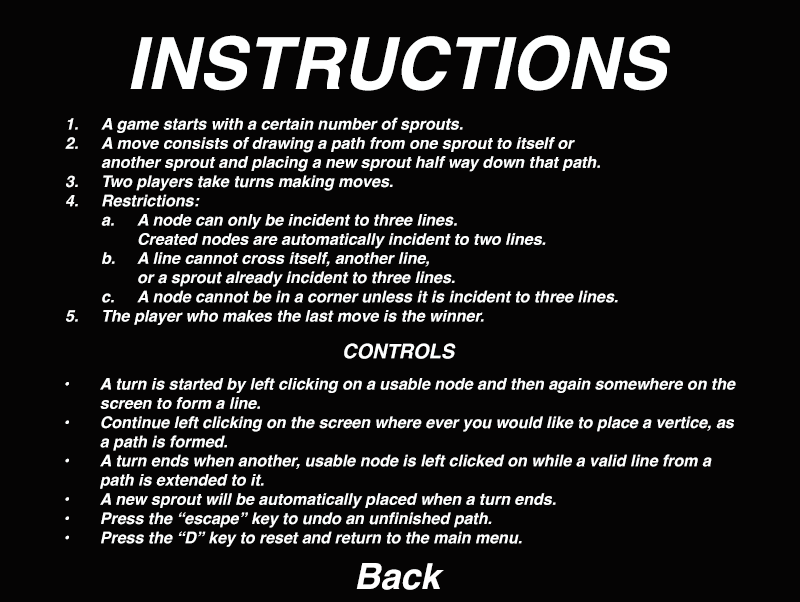
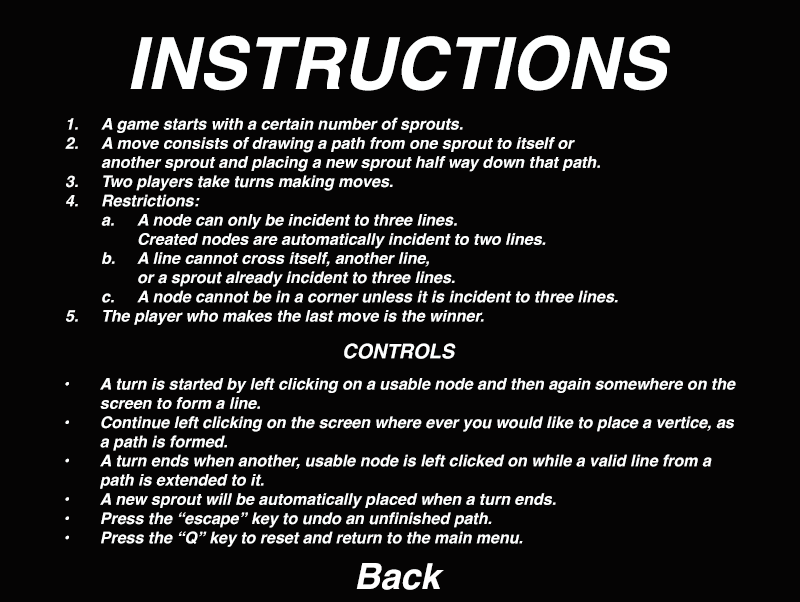
Comparing the layer stacks of the two 800px x 602px images. Changes:
painted on "• A turn is started by left clicking on a usable node and then" over [185, 531, 523, 547]
